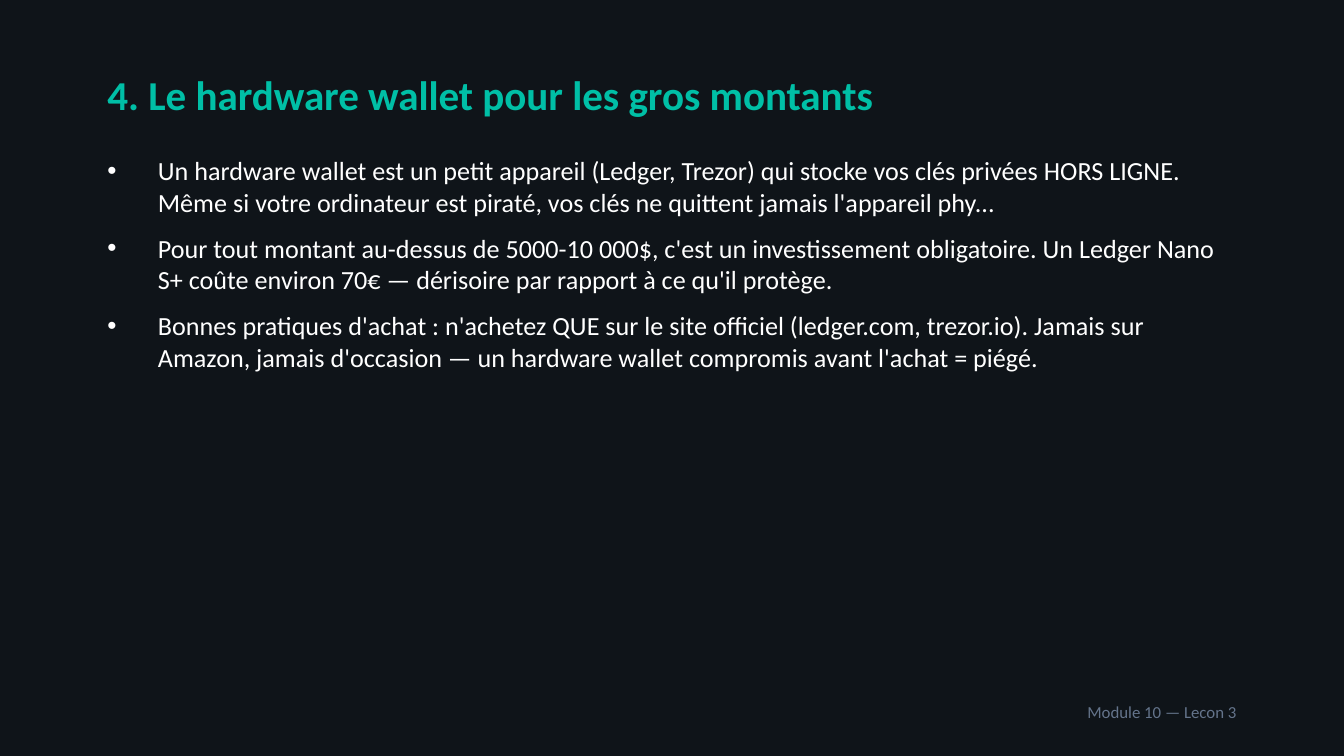
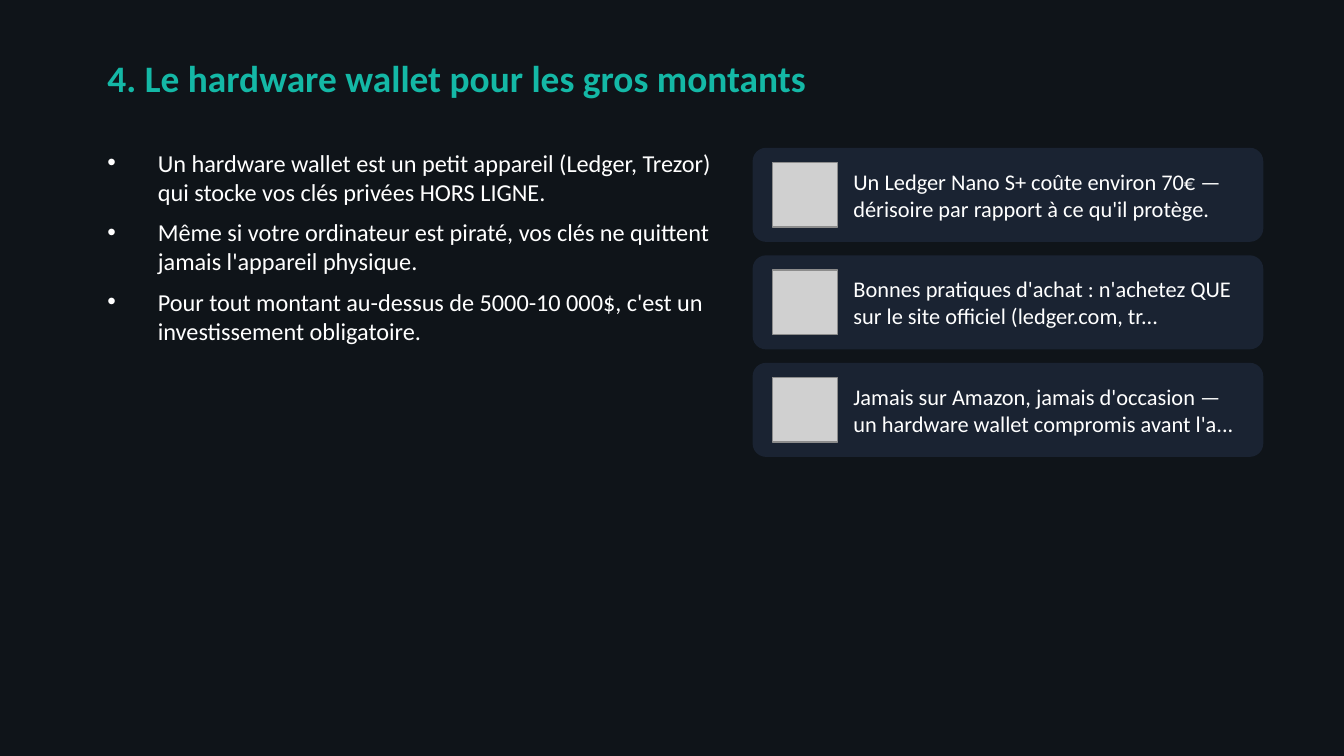
Before and after one commit to ooble27/acheter-tether-avec-terex, a slide deck: slide 30 of public/course-materials/pptx/Module-10-Sécurité-arnaques-phishing-bonnes-pratiques.pptx (slide 18 before the commit). Drawn at 1344x756 pixels with LibreOffice and Linux fonts; fonts in the diff are those of the drawing; grey boxes stand for pictures. Boxes give left, top, right and bottom in pixels: in the first picture for what was removed or moved away, otherwise in the second. Text is boxed around its words. In the diff, an @@ line names an element or a change of style, - is before the commit and + after.

Commit message:
feat(academy): redesign UX + enrich course materials with illustrations (#42)
- 4-view navigation (catalog → course → module → lesson) replacing accordion layout
- Color-coded module cards grid with progress rings and download buttons
- All 11 modules now have visually rich PPTX/PDF with embedded icons, varied layouts
- Added Module-02 (Sécurité et portefeuilles) materials

```diff
--- a/public/course-materials/pptx/Module-10-Sécurité-arnaques-phishing-bonnes-pratiques.pptx
+++ b/public/course-materials/pptx/Module-10-Sécurité-arnaques-phishing-bonnes-pratiques.pptx
@@ text "4. Le hardware wallet pour ...": place and size @@
-text "4. Le hardware wallet pour ..." at <box>107,81,873,117</box>
+text "4. Le hardware wallet pour ..." at <box>107,66,806,99</box>
@@ text "4. Le hardware wallet pour ..." at <box>107,66,806,99</box>: size 22 to 20 pt, text colour #00BFA6 to #14B8A6 @@
@@ rounded rectangle added at <box>753,148,1263,242</box>, fill #1A2332 @@
@@ text at <box>158,154,711,344</box>: text changed; size 14 to 13 pt @@
-• Un hardware wallet est un petit appareil (Ledger, Trezor) qui stocke vos clés privées HORS LIGNE. Même si votre ordinateur est piraté, vos clés ne quittent jamais l'appareil phy...
-• Pour tout montant au-dessus de 5000-10 000$, c'est un investissement obligatoire. Un Ledger Nano S+ coûte environ 70€ — dérisoire par rapport à ce qu'il protège.
-• Bonnes pratiques d'achat : n'achetez QUE sur le site officiel (ledger.com, trezor.io). Jamais sur Amazon, jamais d'occasion — un hardware wallet compromis avant l'achat = piégé.
+• Un hardware wallet est un petit appareil (Ledger, Trezor) qui stocke vos clés privées HORS LIGNE.
+• Même si votre ordinateur est piraté, vos clés ne quittent jamais l'appareil physique.
+• Pour tout montant au-dessus de 5000-10 000$, c'est un investissement obligatoire.
@@ picture added at <box>773,163,837,227</box> @@
@@ text added at <box>853,174,1210,221</box>, 12 pt, text #FFFFFF @@
+Un Ledger Nano S+ coûte environ 70€ — dérisoire par rapport à ce qu'il protège.
@@ rounded rectangle added at <box>753,255,1263,349</box>, fill #1A2332 @@
@@ picture added at <box>773,270,837,335</box> @@
@@ text added at <box>853,281,1231,328</box>, 12 pt, text #FFFFFF @@
+Bonnes pratiques d'achat : n'achetez QUE sur le site officiel (ledger.com, tr...
@@ rounded rectangle added at <box>753,363,1263,457</box>, fill #1A2332 @@
@@ picture added at <box>773,378,837,442</box> @@
@@ text added at <box>853,389,1234,436</box>, 12 pt, text #FFFFFF @@
+Jamais sur Amazon, jamais d'occasion — un hardware wallet compromis avant l'a...
@@ text removed at <box>1087,706,1237,718</box> @@
-Module 10 — Lecon 3
```
Also in this commit, not shown: 22 other slides changed, 12 slides added, 23 other files.
